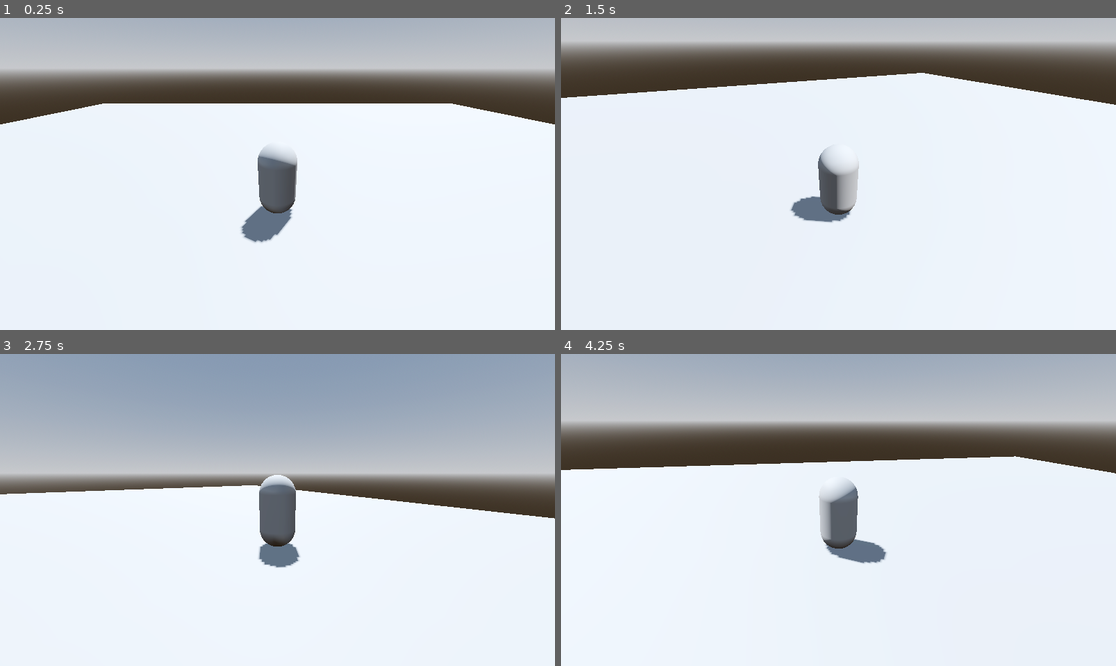
Above: before the commit, frames 1-4 (two rows, left to right).
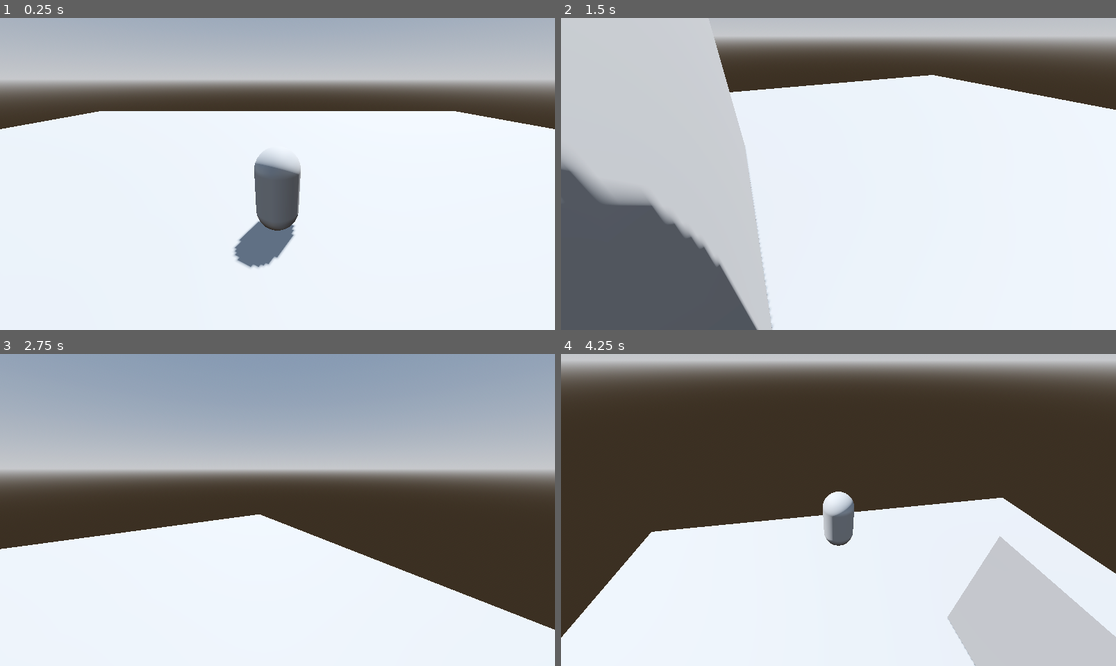
Above: after the commit, the same moments.

Repository: KiranDeshmukh1/Learning-Godot
Game: Godot game, scene res://Scenes/Levels/level_one.tscn
Same seed, same stepped clock (60 frames per second), same inputs: the game is played once before the commit and once after it.
Inputs (mouse positions are in pixels of both pictures, inside the frame that each line leads up to):
- Up to frame 1 (0.25 s): no input
- Up to frame 2 (1.5 s): tap Enter (ui_accept) at 0.5 s; move the mouse to (960, 158) at 0.52 s; hold D (right) 0.53-1.28 s; tap Space (jump, bound only after the commit) at 0.6, 0.77, 1.07, 1.35 s; move the mouse to (727, 189) at 1.27 s; hold S (backward) from 1.28 s (still down)
- Up to frame 3 (2.75 s): tap Space (jump, bound only after the commit) at 1.52, 1.82, 2.1 s; move the mouse to (333, 441) at 2.02 s; release S (backward) at 2.03 s; hold D (right) from 2.03 s (still down)
- Up to frame 4 (4.25 s): move the mouse to (810, 572) at 2.77 s; release D (right) at 2.78 s; hold W (forward) 2.78-3.53 s; tap Space (jump, bound only after the commit) at 2.85, 3.02, 3.32, 3.6, 3.77, 4.07 s; move the mouse to (1005, 556) at 3.52 s; hold A (left) from 3.53 s (still down)

The runs differ from the first frame. In frame 1, 12% of the frame differs, in the area x 0-100%, y 16-81%; in frame 2, 37%; in frame 3, 23%; in frame 4, 56%, in the area x 0-100%, y 0-100%.

Commit message:
samples added

Diff:
--- a/Scenes/Entitties/camera_controller.gd
+++ b/Scenes/Entitties/camera_controller.gd
@@ -1,9 +1,12 @@
 extends Node3D
 
+@export var minLimitX: float
+@export var maxLimitX: float
+@export var mouseAcceleration := 0.005
 
 func _input(event: InputEvent) -> void:
 	if event is InputEventMouseMotion:
-		rotate_from_vector(event.relative * 0.005)
+		rotate_from_vector(event.relative * mouseAcceleration)
 
 
 # Called when the node enters the scene tree for the first time.
@@ -11,7 +14,7 @@
 	if vec.length() == 0: return
 	rotation.y -= vec.x
 	rotation.x -= vec.y
-	rotation.x = clamp(rotation.x, -0.1, 0.3)
+	rotation.x = clamp(rotation.x, minLimitX, maxLimitX)
 
 
 func _ready() -> void:
--- a/Scenes/Entitties/camera_controller.tscn
+++ b/Scenes/Entitties/camera_controller.tscn
@@ -1,9 +1,14 @@
-[gd_scene load_steps=2 format=3 uid="uid://bst2oo7wdcfwr"]
+[gd_scene load_steps=3 format=3 uid="uid://bst2oo7wdcfwr"]
 
 [ext_resource type="Script" path="res://Scenes/Entitties/camera_controller.gd" id="1_t8k76"]
 
-[node name="CameraController" type="Node3D"]
+[sub_resource type="SphereShape3D" id="SphereShape3D_2xdd7"]
+
+[node name="CameraController" type="SpringArm3D"]
+shape = SubResource("SphereShape3D_2xdd7")
+spring_length = 6.5
 script = ExtResource("1_t8k76")
 
 [node name="Camera3D" type="Camera3D" parent="."]
-transform = Transform3D(1, 0, 0, 0, 0.88718, 0.461423, 0, -0.461423, 0.88718, 0, 3.59717, 4.70226)
+transform = Transform3D(1, 0, 0, 0, 1, 0, 0, 0, 1, 0, 0, 0)
+current = true
--- a/Scenes/Entitties/player.gd
+++ b/Scenes/Entitties/player.gd
@@ -8,5 +8,6 @@
 func _physics_process(_delta: float) -> void:
 	movement_input = Input.get_vector("left", "right", "forward", "backward").rotated(-camera.global_rotation.y)
 	velocity = Vector3(movement_input.x, 0, movement_input.y) * base_speed
-	print(camera.global_rotation.y)
+	if Input.is_action_just_pressed("jump"):
+		velocity.y = 40
 	move_and_slide()
--- a/Scenes/Entitties/player.tscn
+++ b/Scenes/Entitties/player.tscn
@@ -19,3 +19,6 @@
 shape = SubResource("CapsuleShape3D_v8c5x")
 
 [node name="CameraController" parent="." instance=ExtResource("2_a7dmb")]
+transform = Transform3D(1, 0, 0, 0, 0.906308, 0.422618, 0, -0.422618, 0.906308, 0, 1.4, 0)
+minLimitX = -0.8
+maxLimitX = -0.2
--- a/Scenes/Levels/level_one.tscn
+++ b/Scenes/Levels/level_one.tscn
@@ -20,6 +20,9 @@
 
 [sub_resource type="BoxShape3D" id="BoxShape3D_dd2ea"]
 size = Vector3(40, 1, 40)
+
+[sub_resource type="BoxShape3D" id="BoxShape3D_gnhkd"]
+size = Vector3(15, 15, 1)
 
 [node name="Level_One" type="Node3D"]
 
@@ -45,3 +48,13 @@
 [node name="CollisionShape3D" type="CollisionShape3D" parent="Stage/MainPlatform"]
 transform = Transform3D(1, 0, 0, 0, 1, 0, 0, 0, 1, 0, -0.5, 0)
 shape = SubResource("BoxShape3D_dd2ea")
+
+[node name="StaticBody3D" type="StaticBody3D" parent="Stage"]
+
+[node name="CSGBox3D" type="CSGBox3D" parent="Stage/StaticBody3D"]
+transform = Transform3D(1, 0, 0, 0, 1, 0, 0, 0, 1, 0, 0, 5)
+size = Vector3(15, 15, 1)
+
+[node name="CollisionShape3D" type="CollisionShape3D" parent="Stage/StaticBody3D"]
+transform = Transform3D(1, 0, 0, 0, 1, 0, 0, 0, 1, 0.0433559, 0.0320206, 5.01215)
+shape = SubResource("BoxShape3D_gnhkd")
--- a/project.godot
+++ b/project.godot
@@ -37,3 +37,8 @@
 "events": [Object(InputEventKey,"resource_local_to_scene":false,"resource_name":"","device":-1,"window_id":0,"alt_press …(192 unchanged characters)…
 ]
 }
+jump={
+"deadzone": 0.5,
+"events": [Object(InputEventKey,"resource_local_to_scene":false,"resource_name":"","device":-1,"window_id":0,"alt_pressed":false,"shift_pressed":false,"ctrl_pressed":false,"meta_pressed":false,"pressed":false,"keycode":0,"physical_keycode":32,"key_label":0,"unicode":32,"location":0,"echo":false,"script":null)
+]
+}
Not shown: 1 places in Scenes/Levels/level_one.tscn that only renumber resources
Not shown, added: samples/Player_Movement/README.md
Not shown, added: samples/Player_Movement/player_movement.gif
